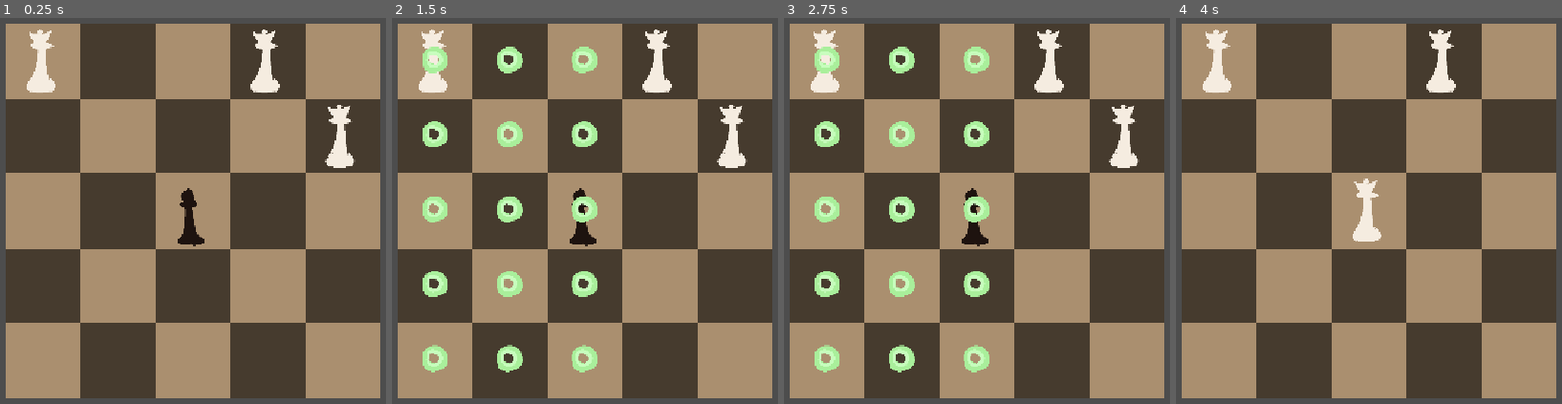
Above: before the commit, frames 1-4 (left to right).
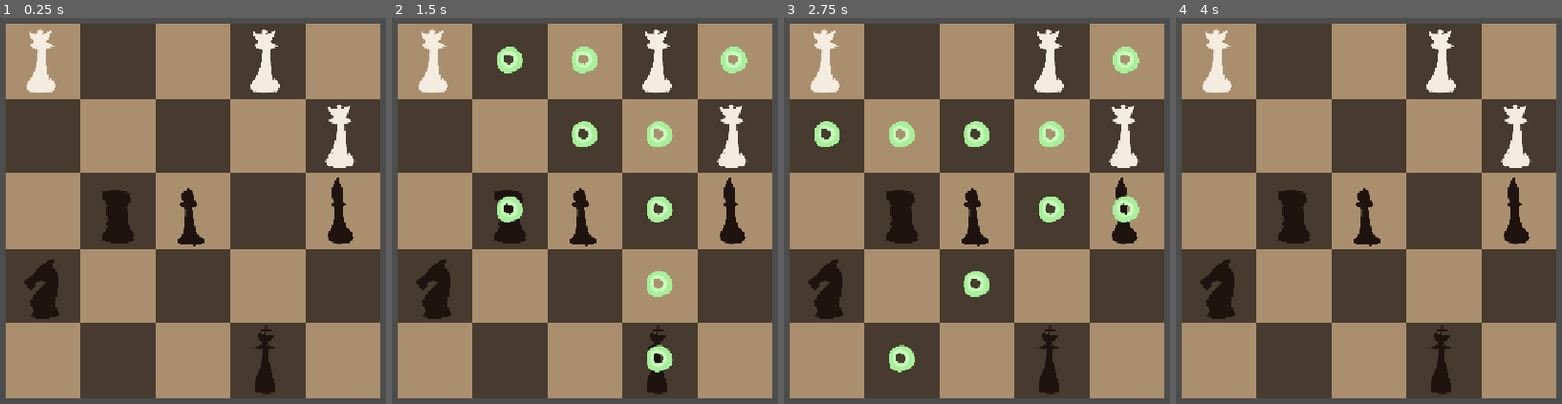
Above: after the commit, the same moments.

Repository: yourname3/gmtk-2026
Game: Godot game, scene res://level.tscn
The game is run twice, just before and just after one commit, with the same random seed, the same clock (stepped at 60 frames per second) and the same inputs.
Inputs (mouse positions are in pixels of both pictures, inside the frame that each line leads up to):
- Up to frame 1 (0.25 s): no input
- Up to frame 2 (1.5 s): tap Enter at 0.5 s; move the mouse to (434, 60) at 0.52 s; click (434, 60) at 0.67 s; tap Space at 1.25 s; move the mouse to (658, 60) at 1.27 s; click (658, 60) at 1.42 s
- Up to frame 3 (2.75 s): tap Enter at 2 s; move the mouse to (1127, 137) at 2.02 s; click (1127, 137) at 2.17 s
- Up to frame 4 (4 s): tap Space at 2.75 s; move the mouse to (1369, 211) at 2.77 s; click (1369, 211) at 2.92 s; tap Enter at 3.5 s; move the mouse to (outside the picture) at 3.52 s; click (outside the picture) at 3.67 s

The runs differ from the first frame. In frame 1, 2.8% of the frame differs, in the area x 6-92%, y 41-98%; in frame 2, 7.2%, in the area x 6-93%, y 7-98%; in frame 3, 6.6%; in frame 4, 4.3%.

Commit message:
implement basically all of move selection

Diff:
--- a/board_highlighter/board_highlighter.gd
+++ b/board_highlighter/board_highlighter.gd
@@ -44,9 +44,14 @@
 	select_state = SelectState.LOCATION
 	select_id += 1
 
-	for i in range(0, 3):
-		for j in range(0, 5):
-			_add_highlight(i, j)
+	var moves = MoveCalculator.new()
+	# By default, set the capture rules normally...
+	moves.capture_black = not piece.is_black
+	moves.capture_white = piece.is_black
+	piece.calculate_moves(moves)
+
+	for move in moves.moves:
+		_add_highlight(move.x, move.y)
 
 	var bh: BoardHighlight = await SignalBus.move_selected
 	var pos := MOVE_NULL
--- a/chessboard/board.gd
+++ b/chessboard/board.gd
@@ -17,6 +17,26 @@
 	piece_map[position] = piece
 	piece.move(position)
 
+func add_if_on_board(pos: Vector2i, out: MoveCalculator) -> bool:
+	var tile = get_cell_source_id(0, pos)
+	if tile != -1:
+		return out.add(pos, piece_map.get(pos))
+	return false
+
+func add_if_captureable(pos: Vector2i, out: MoveCalculator) -> bool:
+	var tile = get_cell_source_id(0, pos)
+	if tile != -1:
+		return out.add(pos, piece_map.get(pos), true)
+	return false
+
+#func get_single_move(desired_pos: Vector2i, out: MoveCalculator) -> void:
+	#add_if_on_board(desired_pos, out)
+
+func get_move_beam(start: Vector2i, increment: Vector2i, out: MoveCalculator) -> void:
+	var tile = start + increment
+	while add_if_on_board(tile, out):
+		tile += increment
+
 func _ready() -> void:
 	instance = self
 	for node: Piece in get_tree().get_nodes_in_group(&"Piece"):
--- a/level.tscn
+++ b/level.tscn
@@ -40,6 +40,22 @@
 [node name="Piece2" parent="." unique_id=677818219 instance=ExtResource("2_vonw3")]
 position = Vector2(512, 512)
 
+[node name="Piece7" parent="." unique_id=554331140 instance=ExtResource("2_vonw3")]
+position = Vector2(1024, 512)
+type = 3
+
+[node name="Piece8" parent="." unique_id=1943055152 instance=ExtResource("2_vonw3")]
+position = Vector2(768, 1024)
+type = 5
+
+[node name="Piece5" parent="." unique_id=684865396 instance=ExtResource("2_vonw3")]
+position = Vector2(256, 512)
+type = 1
+
+[node name="Piece6" parent="." unique_id=1908941343 instance=ExtResource("2_vonw3")]
+position = Vector2(0, 768)
+type = 2
+
 [node name="Camera2D" type="Camera2D" parent="." unique_id=1583186163]
 position = Vector2(640, 640)
 zoom = Vector2(0.44, 0.44)
--- /dev/null
+++ b/move_calculator.gd
@@ -0,0 +1,24 @@
+extends RefCounted
+class_name MoveCalculator
+
+var capture_black: bool = false
+var capture_white: bool = false
+
+var moves: Array[Vector2i] = []
+
+func add(move: Vector2i, piece: Piece, require_capturable: bool = false) -> bool:
+	var allow_further_moves: bool = true
+
+	if piece != null:
+		# Filter based on piece
+		if piece.is_black and not capture_black: return false
+		if not piece.is_black and not capture_white: return false
+
+		# we hit a piece, stop allowing moves in general
+		allow_further_moves = false
+	elif require_capturable:
+		# Require capturable and null piece, so return false without adding.
+		return false
+
+	moves.append(move)
+	return allow_further_moves
--- a/piece/piece.gd
+++ b/piece/piece.gd
@@ -37,9 +37,65 @@
 	if BoardHighlighter.select_state == BoardHighlighter.SelectState.NONE:
 		BoardHighlighter.select_state = BoardHighlighter.SelectState.PIECE
 
+func _rook_moves(out: MoveCalculator) -> void:
+	var b := Board.instance # Should be non-null cause we should only call this from calculate_moves
+	var pos := tile_pos()
+	b.get_move_beam(pos, Vector2i(-1, 0), out)
+	b.get_move_beam(pos, Vector2i( 1, 0), out)
+	b.get_move_beam(pos, Vector2i(0, -1), out)
+	b.get_move_beam(pos, Vector2i(0,  1), out)
+
+func _bishop_moves(out: MoveCalculator) -> void:
+	var b := Board.instance # Should be non-null cause we should only call this from calculate_moves
+	var pos := tile_pos()
+	b.get_move_beam(pos, Vector2i(-1, -1), out)
+	b.get_move_beam(pos, Vector2i(-1,  1), out)
+	b.get_move_beam(pos, Vector2i( 1, -1), out)
+	b.get_move_beam(pos, Vector2i( 1,  1), out)
+
+func calculate_moves(out: MoveCalculator) -> void:
+	var b := Board.instance
+	var pos := tile_pos()
+	if not b: return
+	match type:
+		Type.PAWN: # Black pawns move up, white pawns move down
+			var up: int = -1 if is_black else 1
+			b.add_if_on_board(pos + Vector2i(0, up), out)
+			b.add_if_captureable(pos + Vector2i(-1, up), out)
+			b.add_if_captureable(pos + Vector2i( 1, up), out)
+		Type.ROOK:
+			_rook_moves(out)
+		Type.KNIGHT:
+			b.add_if_on_board(pos + Vector2i(-1, -2), out)
+			b.add_if_on_board(pos + Vector2i( 1, -2), out)
+			b.add_if_on_board(pos + Vector2i(-1,  2), out)
+			b.add_if_on_board(pos + Vector2i( 1,  2), out)
+			b.add_if_on_board(pos + Vector2i(-2, -1), out)
+			b.add_if_on_board(pos + Vector2i( 2, -1), out)
+			b.add_if_on_board(pos + Vector2i(-2,  1), out)
+			b.add_if_on_board(pos + Vector2i( 2,  1), out)
+		Type.BISHOP:
+			_bishop_moves(out)
+		Type.QUEEN:
+			_rook_moves(out)
+			_bishop_moves(out)
+		Type.KING:
+			b.add_if_on_board(pos + Vector2i(-1, -1), out)
+			b.add_if_on_board(pos + Vector2i( 0, -1), out)
+			b.add_if_on_board(pos + Vector2i( 1, -1), out)
+			b.add_if_on_board(pos + Vector2i(-1,  1), out)
+			b.add_if_on_board(pos + Vector2i( 0,  1), out)
+			b.add_if_on_board(pos + Vector2i( 1,  1), out)
+			b.add_if_on_board(pos + Vector2i(-1,  0), out)
+			b.add_if_on_board(pos + Vector2i( 1,  0), out)
+
+var _is_move_selector: bool = false
+
 # Performs the UI for moving the piece.
 func move_this() -> void:
+	_is_move_selector = true
 	var target = await BoardHighlighter.select_move(self)
+	_is_move_selector = false
 	if target != BoardHighlighter.MOVE_NULL:
 		Board.move(self, target)
 		BoardHighlighter.select_state = BoardHighlighter.SelectState.NONE
@@ -60,9 +116,10 @@
 			if BoardHighlighter.select_state == BoardHighlighter.SelectState.PIECE:
 				move_this()
 			elif BoardHighlighter.select_state == BoardHighlighter.SelectState.LOCATION:
+				var is_selector = _is_move_selector
 				# If we are not ourselves highlighted, we are allowed to steal the selection state.
 				if not BoardHighlighter.is_tile_highlighted(tile_pos()):
 					# First, remove the existing highlights...
 					SignalBus.move_selected.emit(null)
-					# Then invoke ourselves
-					move_this()
+					# Then invoke ourselves, unless we were already selected (in that case deselect)
+					if not is_selector: move_this()
Not shown, added: move_calculator.gd.uid
